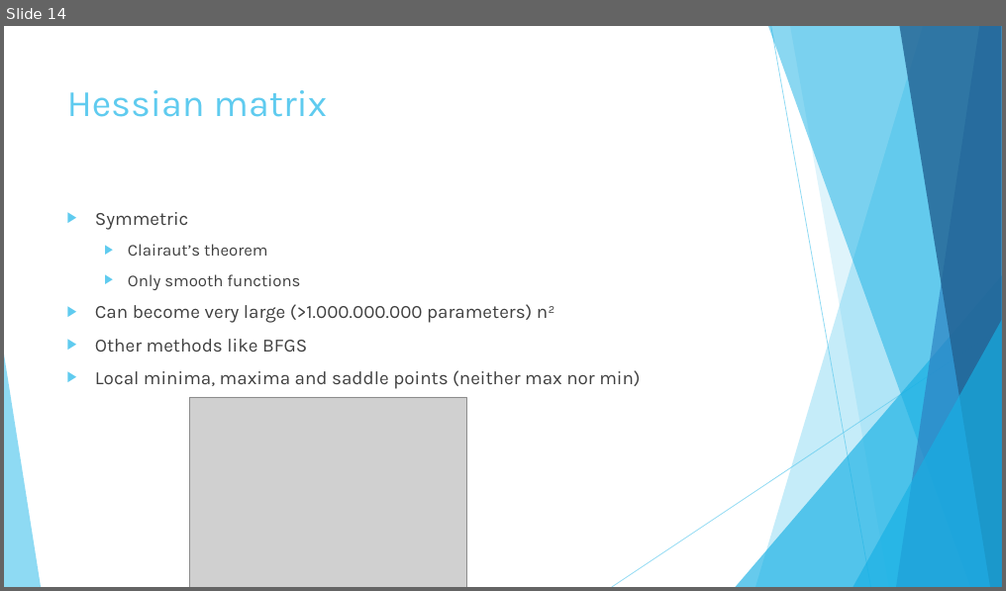
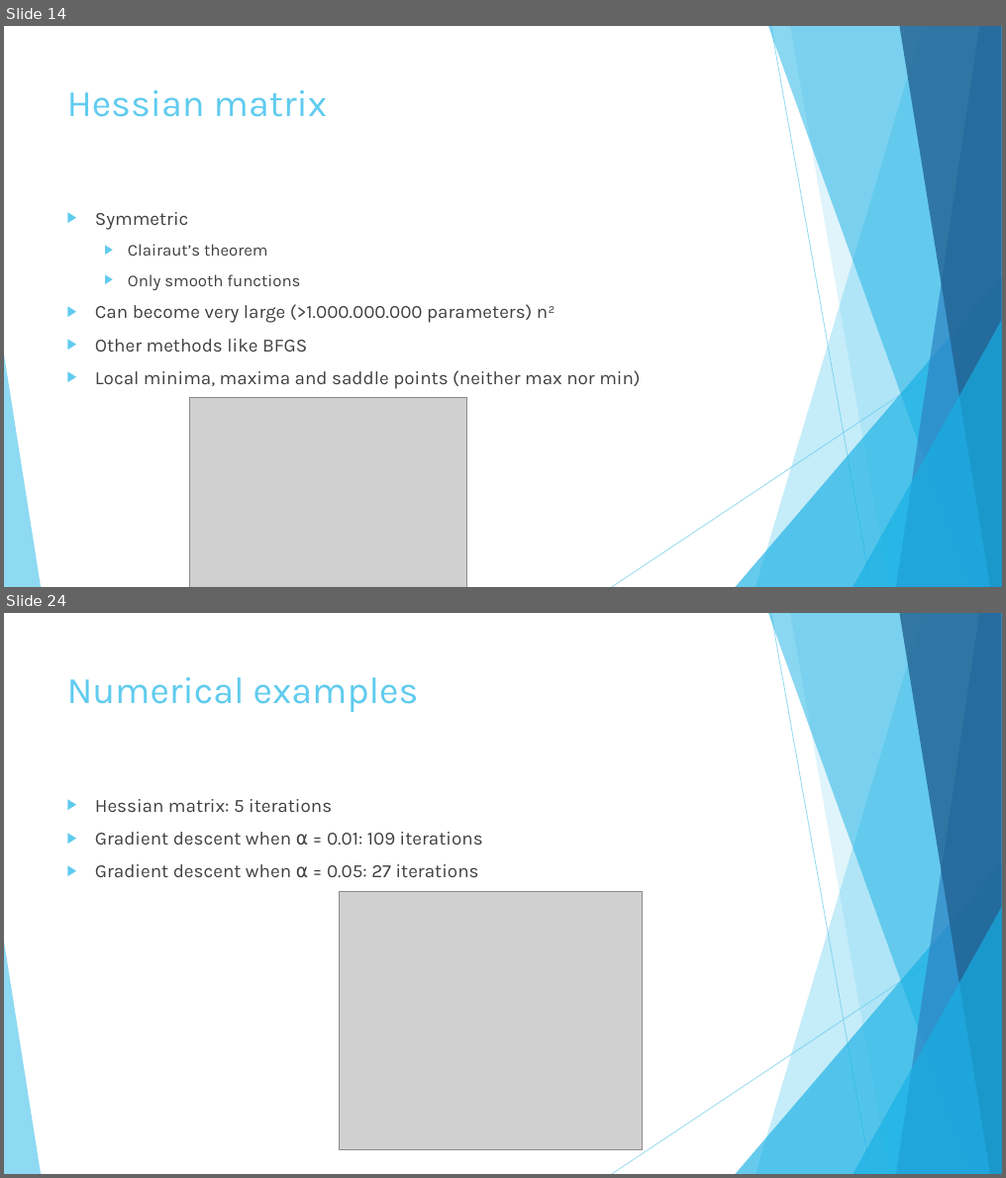
Before and after one commit to johnstegink/ReportAI2025, a slide deck: Presentatie.pptx. Shown one above the other, each under a label of ours: slide 14 before the commit, slides 14 and 24 after it; the slides between them are not shown. The pictures are 1006x591 and 1006x1178 pixels, drawn with LibreOffice and Linux fonts; fonts in the diff are those of the drawing; grey boxes stand for pictures. Boxes give left, top, right and bottom in pixels: in the first picture for what was removed or moved away, otherwise in the second. Text is boxed around its words. In the diff, an @@ line names an element or a change of style, - is before the commit and + after.

```diff
--- a/Presentatie.pptx
+++ b/Presentatie.pptx
@@ slide 24 added at <box>4,613,1002,1174</box>, background #FFFFFF; not listed: 10 template elements that a slide beside it also shows @@
@@ title added at <box>67,677,419,712</box>, 36 pt, text #5FCBEF @@
+Numerical examples
@@ text added at <box>95,799,483,877</box>, 18 pt, text #404040 @@
+▶ Hessian matrix: 5 iterations
+▶ Gradient descent when ⍺ = 0.01: 109 iterations
+▶ Gradient descent when ⍺ = 0.05: 27 iterations
@@ picture added at <box>340,891,643,1150</box> @@
```
Also in this commit, not shown: 10 other slides added, 9 slides removed, 2 other files.
